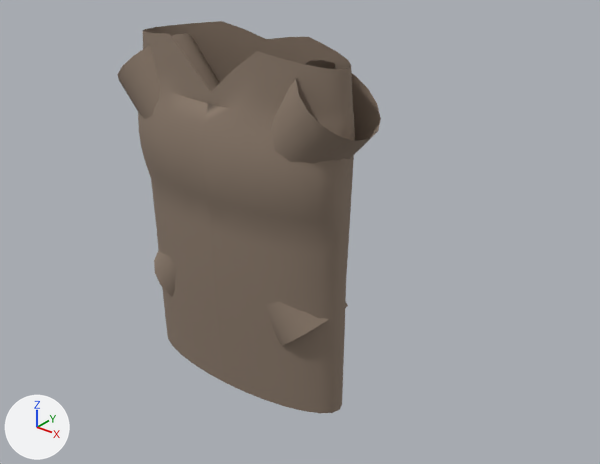
What one commit did to the glTF model frontend/public/garments/top-longsleeve/model.glb.
Both versions are drawn from a 50 mm camera at (0.929, -1.001, 0.575) aimed at (0.089, 0.049, -0.076). The lights are fixed; the arrows at lower left show +X, +Y and +Z. The first picture is the older version. Where no turn or scale is listed for an object, it has been applied to the vertices.

The first picture shows 'left_sleeve', 'right_sleeve', 'torso'.
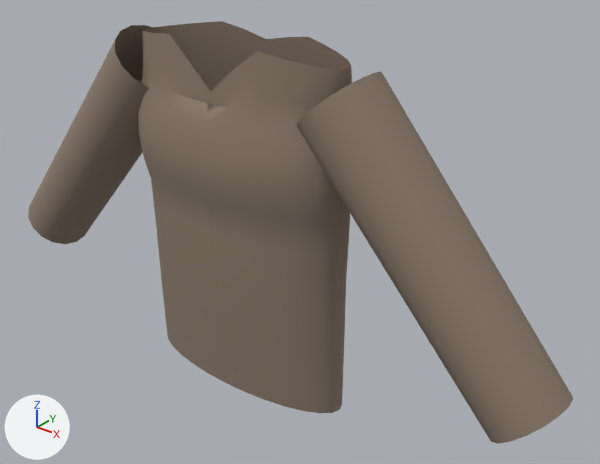
What differs and where, as boxes (x1, y1, x2, y2) in the pictures (600 x 464 px):
'left_sleeve', turned
    before: (154, 60, 381, 296)
    after: (296, 71, 573, 444)
'right_sleeve', turned
    before: (117, 33, 348, 346)
    after: (28, 25, 153, 244)

Patch to the scene script:
```diff
--- a/frontend/public/garments/top-longsleeve/model.glb.py
+++ b/frontend/public/garments/top-longsleeve/model.glb.py
@@ ob_left_sleeve @@
 ob_left_sleeve.location = (0.206, 0.0, 0.203)
-ob_left_sleeve.rotation_euler = (0.0, 0.714, 0.0)  # degrees (0, 41, 0)
+ob_left_sleeve.rotation_euler = (0.0, -0.714, 0.0)  # degrees (0, -41, 0)
@@ ob_right_sleeve @@
 ob_right_sleeve.location = (-0.206, 0.0, 0.203)
-ob_right_sleeve.rotation_euler = (0.0, -0.714, 0.0)  # degrees (0, -41, 0)
+ob_right_sleeve.rotation_euler = (0.0, 0.714, 0.0)  # degrees (0, 41, 0)
```
